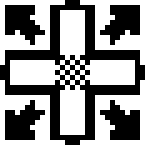
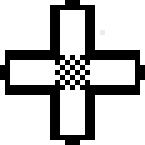
Layer changes from the first (145, 145) image to the second:
painted on "Background" over 5, 5, 140, 140
